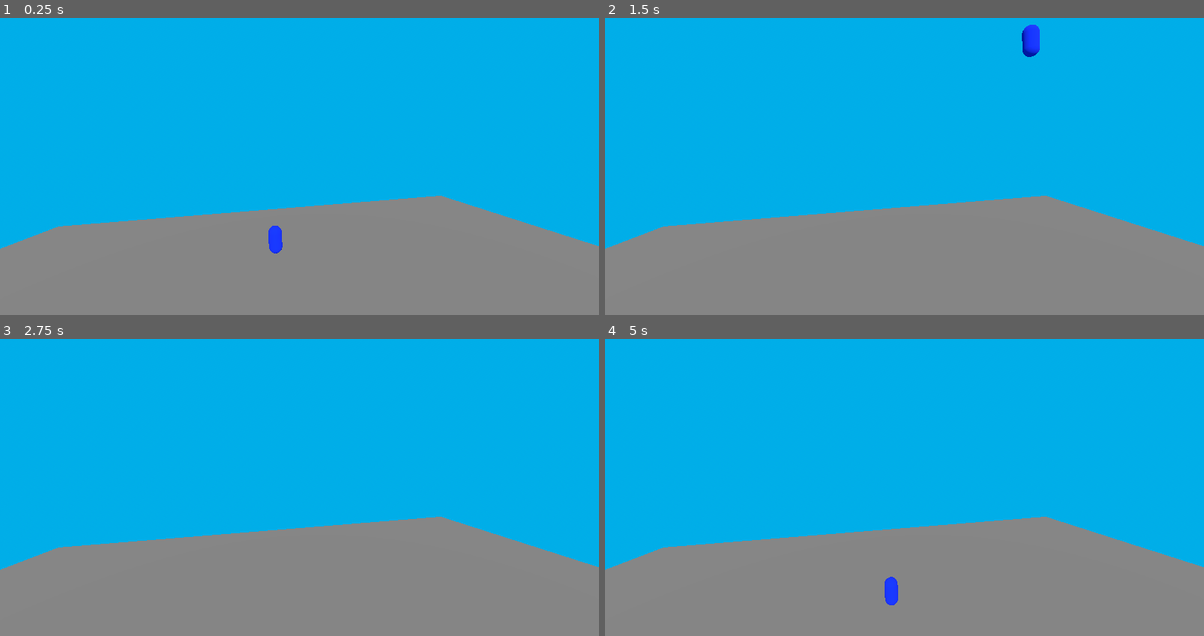
Above: before the commit, frames 1-4 (two rows, left to right).
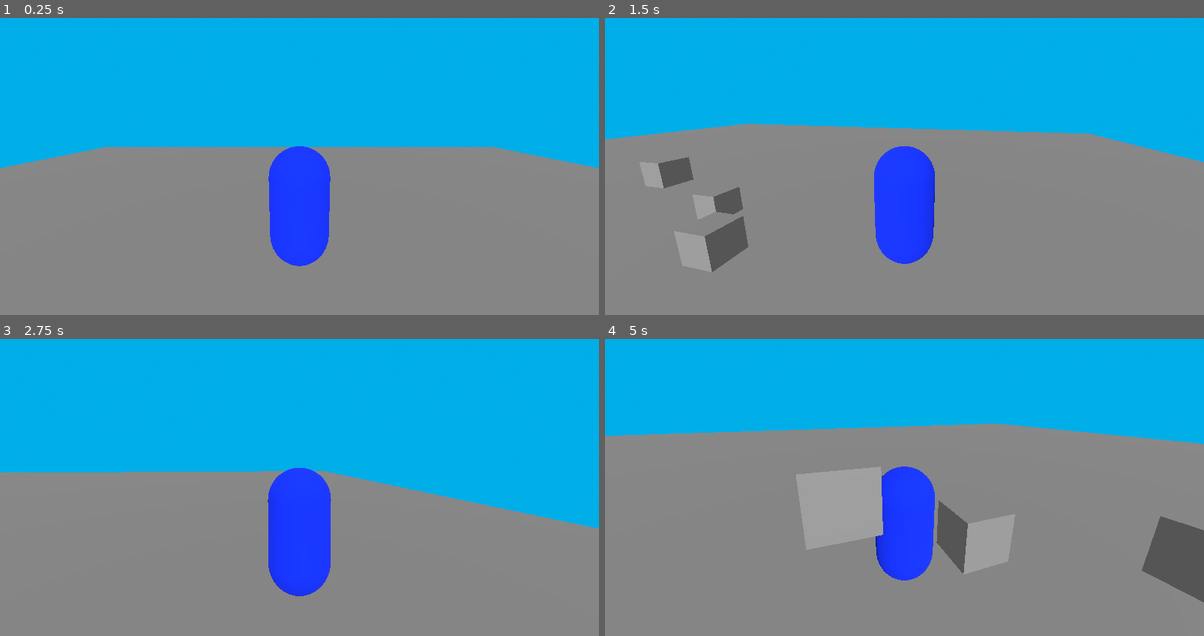
Above: after the commit, the same moments.

Repository: Tachobrenner/proj003
Game: Godot game, scene res://Main.tscn
Same seed, same stepped clock (60 frames per second), same inputs: the game is played once before the commit and once after it.
Inputs (mouse positions are in pixels of both pictures, inside the frame that each line leads up to):
- Up to frame 1 (0.25 s): no input
- Up to frame 2 (1.5 s): move the mouse to (1036, 130) at 0.52 s; hold D (move_right) 0.53-1.28 s; tap Space (jump) at 0.6, 0.77, 1.07, 1.35 s; move the mouse to (784, 163) at 1.27 s; hold S (move_back) from 1.28 s (still down)
- Up to frame 3 (2.75 s): tap Space (jump) at 1.52, 1.82, 2.1 s; move the mouse to (359, 392) at 2.02 s; release S (move_back) at 2.03 s; hold D (move_right) from 2.03 s (still down)
- Up to frame 4 (5 s): move the mouse to (874, 535) at 2.77 s; release D (move_right) at 2.78 s; hold W (move_forward) 2.78-3.53 s; tap Space (jump) at 2.85, 3.02, 3.32, 3.6, 3.77, 4.07, 4.35, 4.52, 4.82 s; move the mouse to (1084, 517) at 3.52 s; hold A (move_left) from 3.53 s (still down); tap Escape (ui_cancel) at 4.15 s; move the mouse to (724, 416) at 4.27 s

The runs differ from the first frame. In frame 1, 24% of the frame differs, in the area x 0-100%, y 43-84%; in frame 2, 31%; in frame 3, 20%; in frame 4, 40%, in the area x 0-100%, y 28-90%.

Commit message:
Add files via upload

Diff:
--- a/proj-003/Main.tscn
+++ b/proj-003/Main.tscn
@@ -32,6 +32,10 @@
 
 [sub_resource type="CameraAttributesPractical" id="CameraAttributesPractical_glv2v"]
 
+[sub_resource type="BoxShape3D" id="BoxShape3D_r0du0"]
+
+[sub_resource type="BoxMesh" id="BoxMesh_cm0pq"]
+
 [node name="Node" type="Node"]
 
 [node name="Ground" type="StaticBody3D" parent="."]
@@ -61,9 +65,8 @@
 transform = Transform3D(1, 0, 0, 0, 0.8660778, 0.4999093, 0, -0.4999093, 0.8660778, 0, 4.2765245, 0)
 
 [node name="Player" type="CharacterBody3D" parent="."]
-transform = Transform3D(1, 0, 0, 0, 1, 0, 0, 0, 1, 1.6729798, 6.8965254, -11.090853)
+transform = Transform3D(1, 0, 0, 0, 1, 0, 0, 0, 1, 0, 7.8452625, 0)
 script = ExtResource("2_r0du0")
-jump_impulse = 50
 
 [node name="CollisionShape3D" type="CollisionShape3D" parent="Player"]
 shape = SubResource("CapsuleShape3D_uu6xs")
@@ -74,6 +77,15 @@
 mesh = SubResource("CapsuleMesh_r0du0")
 skeleton = NodePath("../..")
 surface_material_override/0 = ExtResource("1_uu6xs")
+
+[node name="TwistPivot" type="Marker3D" parent="Player"]
+transform = Transform3D(1, 0, 0, 0, 1, 0, 0, 0, 1, 0, 1, 0)
+
+[node name="PitchPivot" type="Marker3D" parent="Player/TwistPivot"]
+transform = Transform3D(1, 0, 0, 0, 0.9848077, 0.17364818, 0, -0.17364818, 0.9848077, 0, 0, 0)
+
+[node name="Camera3D" type="Camera3D" parent="Player/TwistPivot/PitchPivot"]
+transform = Transform3D(1, 0, 0, 0, 1, 0, 0, 0, 0.99999994, 0, 0, 3.5)
 
 [node name="WorldEnvironment" type="WorldEnvironment" parent="."]
 environment = SubResource("Environment_rxg2q")
@@ -93,8 +105,39 @@
 visible = false
 mesh = SubResource("BoxMesh_j1beo")
 
-[node name="CameraPivot" type="Marker3D" parent="."]
-transform = Transform3D(0.99331445, 0, -0.11543993, 0, 1, 0, 0.11543993, 0, 0.99331445, 0, 3.5328069, 0)
+[node name="StaticBody3D2" type="StaticBody3D" parent="."]
+transform = Transform3D(1, 0, 0, 0, 1, 0, 0, 0, 1, 2.425137, 1.6959951, 0)
 
-[node name="Camera3D" type="Camera3D" parent="CameraPivot"]
-transform = Transform3D(0.9987068, 0.049362626, 0.012174718, -0.049609043, 0.9985513, 0.020843811, -0.011128195, -0.021420822, 0.99970853, 2.7142282, 7.991302, 4.933703)
+[node name="CollisionShape3D" type="CollisionShape3D" parent="StaticBody3D2"]
+shape = SubResource("BoxShape3D_r0du0")
+
+[node name="MeshInstance3D" type="MeshInstance3D" parent="StaticBody3D2"]
+mesh = SubResource("BoxMesh_cm0pq")
+skeleton = NodePath("../../StaticBody3D2")
+
+[node name="StaticBody3D" type="StaticBody3D" parent="."]
+transform = Transform3D(1, 0, 0, 0, 1, 0, 0, 0, 1, 0, 2.7969017, 0)
+
+[node name="CollisionShape3D" type="CollisionShape3D" parent="StaticBody3D"]
+shape = SubResource("BoxShape3D_r0du0")
+
+[node name="MeshInstance3D" type="MeshInstance3D" parent="StaticBody3D"]
+mesh = SubResource("BoxMesh_cm0pq")
+
+[node name="StaticBody3D3" type="StaticBody3D" parent="."]
+transform = Transform3D(1, 0, 0, 0, 1, 0, 0, 0, 1, 5.108265, 1.9156802, 2.133979)
+
+[node name="CollisionShape3D" type="CollisionShape3D" parent="StaticBody3D3"]
+shape = SubResource("BoxShape3D_r0du0")
+
+[node name="MeshInstance3D" type="MeshInstance3D" parent="StaticBody3D3"]
+mesh = SubResource("BoxMesh_cm0pq")
+
+[node name="StaticBody3D4" type="StaticBody3D" parent="."]
+transform = Transform3D(1, 0, 0, 0, 1, 0, 0, 0, 1, 0, 1.5703986, 2.9699314)
+
+[node name="CollisionShape3D" type="CollisionShape3D" parent="StaticBody3D4"]
+shape = SubResource("BoxShape3D_r0du0")
+
+[node name="MeshInstance3D" type="MeshInstance3D" parent="StaticBody3D4"]
+mesh = SubResource("BoxMesh_cm0pq")
--- a/proj-003/player.gd
+++ b/proj-003/player.gd
@@ -6,8 +6,16 @@
 # the downward acceleration when in the air, in meters per second squared
 @export var fall_acceleration = 75
 
+var mouse_sensitivity := 0.001
+var twist_input := 0.0
+var pitch_input := 0.0
+
+
 # Vertical impulse applied to the character upon jumping in meters per second.
 @export var jump_impulse = 20
+
+func _ready():
+	Input.set_mouse_mode(Input.MOUSE_MODE_CAPTURED)
 
 var target_velocity = Vector3.ZERO
 
@@ -48,3 +56,22 @@
 	if is_on_floor() and Input.is_action_just_pressed("jump"):
 		target_velocity.y = jump_impulse
 	move_and_slide()
+
+	if Input.is_action_just_pressed("ui_cancel"):
+		Input.set_mouse_mode(Input.MOUSE_MODE_VISIBLE)
+
+	$TwistPivot.rotate_y(twist_input)
+
+	$TwistPivot/PitchPivot.rotate_x(pitch_input)
+	$TwistPivot/PitchPivot.rotation.x = clamp (
+		$TwistPivot/PitchPivot.rotation.x,
+		-0.5,
+		0.5
+	)
+	twist_input = 0.0
+	pitch_input = 0.0
+func _unhandled_input(event: InputEvent):
+	if event is InputEventMouseMotion:
+		if Input.get_mouse_mode() == Input.MOUSE_MODE_CAPTURED:
+			twist_input = - event.relative.x * mouse_sensitivity
+			pitch_input = - event.relative.y * mouse_sensitivity
Not shown: 1 places in proj-003/Main.tscn that only renumber resources
